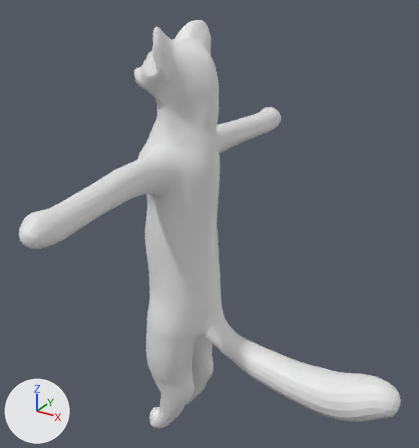
One commit to the Blender file Marten.blend: the scene before it, then after it.
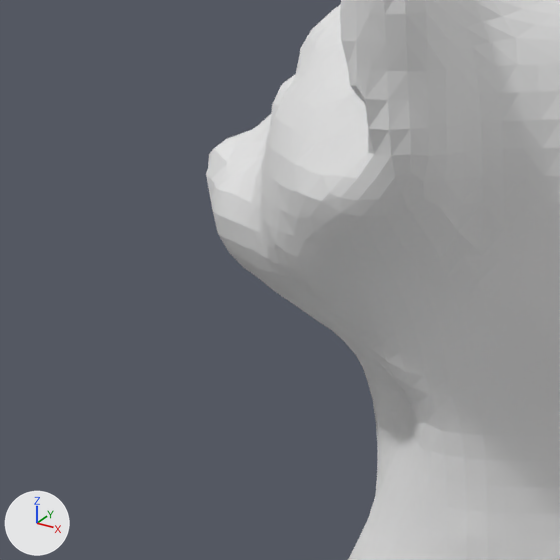
Old and new are each drawn whole from a camera (50 mm lens) standing at (9.67, -13.59, 9.94) and looking at (1.29, -0.28, 2.54) and again close up on the part from 25% to 43% of the width and 11% to 28% of the height. The lights are fixed; the arrows at lower left show +X, +Y and +Z.
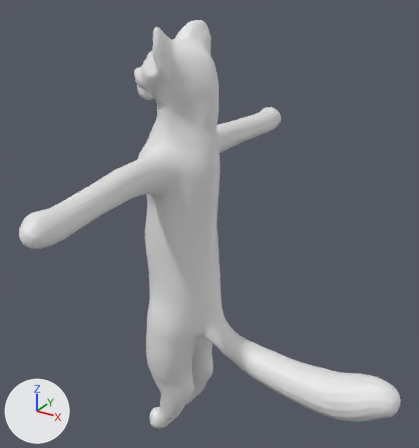
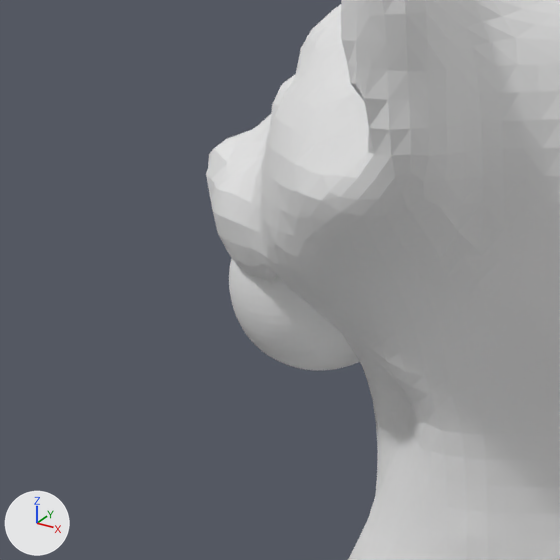
Commit message: working on jaw

Changed parts and their boxes (x1, y1, x2, y2) in the close-ups (560 x 560 px; the box of a moved part takes in the faces that stretch with it):
'Cube.002', added: after (229, 258, 360, 370)
part 1 of me_cube_002, moved or reshaped: (213, 0, 560, 560) in both

Diff of the bpy script that builds the scene:
```diff
--- a/Marten.blend.py
+++ b/Marten.blend.py
@@ me_cube_002 @@
 # used by ob_cube_001; location = (0.0, 0.0, 2.643)
-me_cube_002.from_pydata(...)  # 16884 vertices, 16882 faces; spans x -1.45..7.44, y -6.19..6.18, z -8.58..5.51
+me_cube_002.from_pydata(...)  # 20417 vertices, 20415 faces; spans x -1.45..7.44, y -6.19..6.18, z -8.58..5.5
+# me_cube_002 part 1: 59 vertices moved within x -1.16..6.45, y -5.15..2.85, z -8.57..5.04; 6320 vertices removed from x -1.35..7.44, y -6.19..6.18, z -8.58..5.51; 9853 vertices added at x -1.36..7.44, y -6.19..6.18, z -8.58..5.5
@@ me_cube_001 @@
+me_cube_001.from_pydata(...)  # 1538 vertices, 1536 faces; spans x -0.84..0.84, y -0.84..0.84, z -0.84..0.84
@@ ob_cube_002 @@
+ob_cube_002 = bpy.data.objects.new('Cube.002', me_cube_001)
+ob_cube_002.location = (-0.98, 0.0, 6.287)
+ob_cube_002.scale = (0.412, 0.412, 0.412)
```
